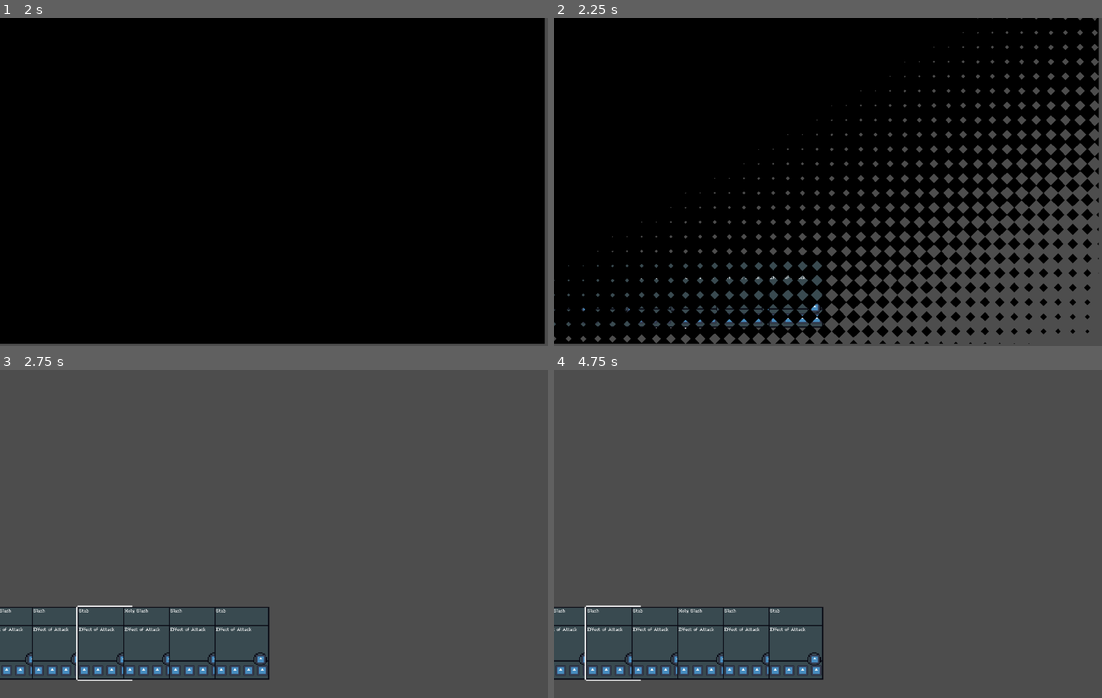
Above: before the commit, frames 1-4 (two rows, left to right).
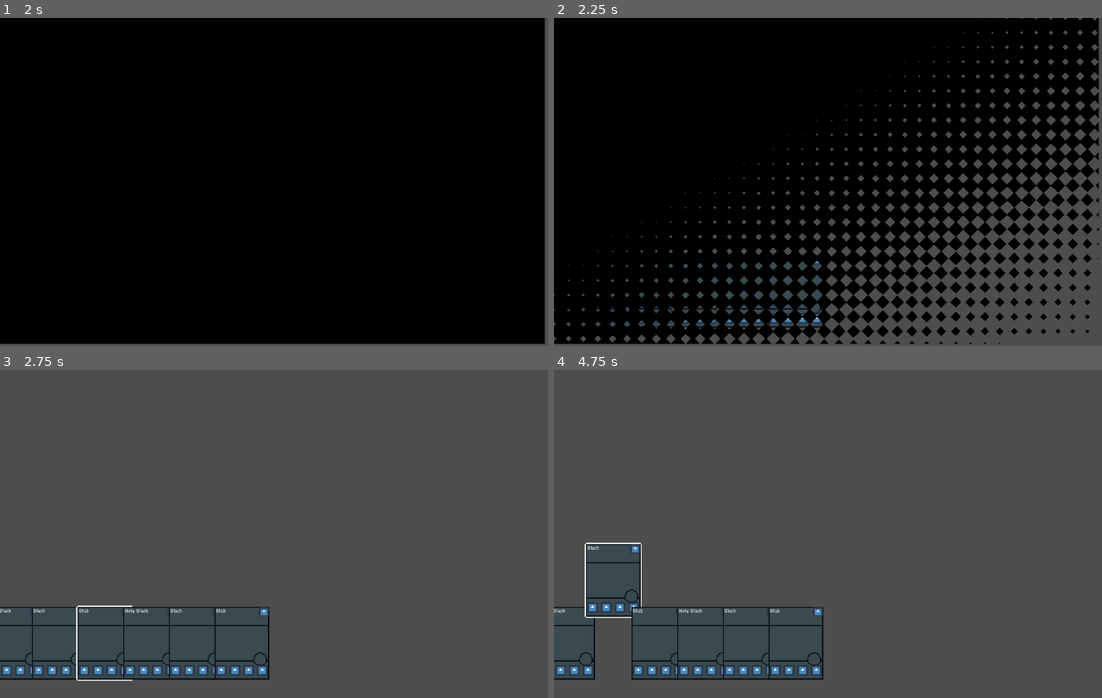
Above: after the commit, the same moments.

Repository: ZealStudio/HeroPath
Game: Godot game, scene res://Scenes/battleui.tscn
Two runs of this game, one before a commit and one after it. Both use one fixed random seed, a clock stepped at 60 frames per second and the inputs below. This scene is started directly instead of the project's main scene. The engine's default icon, where the game draws it, is replaced by a stand-in: a white triangle on a blue panel in a dark square.
Inputs:
- Up to frame 1 (2 s): hold Right (right) 0.53-1.28 s; hold Z (Interact) 0.53-1.28 s; tap I (i) at 0.8, 1.35 s; hold Down (down) from 1.28 s (still down); tap Z (Interact) at 1.55 s
- Up to frame 2 (2.25 s): tap Enter at 2 s; release Down (down) at 2.03 s; hold Right (right) from 2.03 s (still down); hold Z (Interact) from 2.03 s (still down)
- Up to frame 3 (2.75 s): keep holding Right (right); keep holding Z (Interact); tap I (i) at 2.3 s
- Up to frame 4 (4.75 s): release Right (right) at 2.78 s; release Z (Interact) at 2.78 s; hold Up (up) 2.78-3.53 s; tap I (i) at 2.85, 3.8, 4.35 s; tap Z (Interact) at 3.05, 4.55 s; tap Space at 3.5 s; hold Z (Interact) 3.53-4.28 s; hold Left (left) from 3.53 s (still down); tap Enter at 4.25 s

Frame 1 is identical in both runs. In frame 2, less than 0.1% of the frame differs, in the area x 5-49%, y 72-90%; in frame 3, 0.3%; in frame 4, 1.5%, in the area x 0-49%, y 52-95%.
Error before the commit: Invalid call. Nonexistent function 'Press' in base 'Node2D (Card)'. (res://Code/Ui/MenuControlInputManger.gd:23)

Commit message:
ability now move up when selected

Diff:
--- a/Code/Player/PlayerStats.gd
+++ b/Code/Player/PlayerStats.gd
@@ -1,10 +1,5 @@
 extends UnitStats
 
 class_name PlayerStats
-@export_group("Player Properties")
-
-@export var money : int
-
-
 @export_group("Equipment List")
 @export var  WeaponSlot: Weapon
--- a/Code/Player/PlayerStats.tres
+++ b/Code/Player/PlayerStats.tres
@@ -5,7 +5,6 @@
 
 [resource]
 script = ExtResource("1_skb0q")
-money = 0
 WeaponSlot = ExtResource("1_qwtue")
 Name = ""
 bIsDead = false
--- a/Code/Ui/MenuControlInputManger.gd
+++ b/Code/Ui/MenuControlInputManger.gd
@@ -20,10 +20,10 @@
 	if !Player.CanAct:
 		return
 	if event.is_action_pressed("Interact"):
-		CurrentSelectedButton.Press()
-		SelectButton()
-		if CurrentSelectedButton.MainMenuToOpen != null:
-			GetButtonsForMenu(CurrentSelectedButton.MainMenuToOpen)
+		CurrentSelectedButton.OnUse()
+		#SelectButton()
+		#if CurrentSelectedButton.MainMenuToOpen != null:
+			#GetButtonsForMenu(CurrentSelectedButton.MainMenuToOpen)
 		return
 	for dir in inputs.keys():
 		if event.is_action_pressed(dir):
--- a/Code/Ui/battlePhase.gd
+++ b/Code/Ui/battlePhase.gd
@@ -7,8 +7,6 @@
 
 func RunFromBattle():
 	print_debug("End battle")
-
-
 
 
 func ProgressBattle():
--- a/Code/ability/Attacks/Attacks.gd
+++ b/Code/ability/Attacks/Attacks.gd
@@ -2,7 +2,7 @@
 
 class_name  Attacks
 
-
+@export_enum("Magic", "Physical") var Type: String
 
 func TotalDamage():
 	if Type =="Magic":
--- a/Code/ability/Attacks/Slash.tres
+++ b/Code/ability/Attacks/Slash.tres
@@ -5,8 +5,7 @@
 [resource]
 script = ExtResource("1_hxv4b")
 Name = "Slash"
-Type = "Physical"
-Cost = 0
-MaxUse = 2
+ApCost = null
+MaxUse = null
 AttackDamage = 3
-SkillEffects = Array[Resource("res://Code/Attack Skill Effects/EffectBase.gd")]([])
+SkillEffects = null
--- a/Code/ability/Attacks/Stab.tres
+++ b/Code/ability/Attacks/Stab.tres
@@ -5,7 +5,7 @@
 [resource]
 script = ExtResource("1_deaai")
 Name = "Stab"
-Type = "Physical"
+ApCost = null
+MaxUse = null
 AttackDamage = 2
-Debuffs = Array[Resource("res://Code/Attack Skill Effects/EffectBase.gd")]([])
-StrengthLevel = ""
+SkillEffects = null
--- a/Code/ability/abilityBase.gd
+++ b/Code/ability/abilityBase.gd
@@ -5,13 +5,18 @@
 
 @export_group("Basic Properties")
 @export var Name :String
-@export_enum("Magic", "Physical","True") var Type: String
-@export var Cost :int
+@export var ApCost :int
 @export var MaxUse :int = 2
+
 #@export var SoundForAttack :
-
 @export_group("Skill Properties")
 @export var AttackDamage :int
+
+
+
 @export var SkillEffects :Array[Effect]
+
+
+
 func MakeDescription():
 	pass
--- a/Scenes/card/CardBase.gd
+++ b/Scenes/card/CardBase.gd
@@ -4,6 +4,7 @@
 
 signal Use
 
+@onready var TimerForHover = $HoverTimer
 @onready var OutlineValues =$BackGround.material
 @export var NameOfAtack :RichTextLabel
 @export var DescriptionOfAtack :RichTextLabel
@@ -11,35 +12,50 @@
 var CurrentSpotOnBoard : Marker2D
 var WhoOwnsThisCard : PlayerBase
 var bIsSelected = false
-
+var bCanMoveUp =false
 var CardsToEffect ={"CardToRight": Card,
 "CardToleft": Card}
 
 
 func _physics_process(delta):
 	MoveCard(CurrentSpotOnBoard.global_position)
-
-
-
-
+	if bCanMoveUp:
+		MoveWhenSelected()
 func  _ready():
 	SetLabels()
 func Selected(bSelected:bool):
 	if bSelected:
 		OutlineValues.set_shader_parameter("width",1)
 		bIsSelected = true
+		TimerForHover.start()
 	else:
 		OutlineValues.set_shader_parameter("width",0)
 		bIsSelected = false
+		TimerForHover.stop()
+		bCanMoveUp = false
+		#if TimerForHover.wait_time:
+			#bCanMoveUp = false
 
 func ZoomIn():
 	pass
 
 func MoveCard(NewPosition ):
 	self.global_position = lerp(self.global_position, NewPosition ,.1 )
+
+
+func MoveWhenSelected():
+	if bIsSelected:
+		self.global_position.y = lerp(self.global_position.y, global_position.y -  150 ,.1)
+	else :
+		self.global_position.y = lerp(self.global_position.y, global_position.y  ,.1)
+
 func SetLabels():
 	NameOfAtack.text =AttackToMakeIntoCard.Name
 
 func OnUse():
 	print_debug(NameOfAtack.text + " was used.")
 	emit_signal("Use")
+
+
+func _on_hover_timer_timeout():
+	bCanMoveUp = true
--- a/Scenes/card/CardBase.tscn
+++ b/Scenes/card/CardBase.tscn
@@ -58,9 +58,9 @@
 layout_mode = 1
 anchors_preset = -1
 anchor_left = -1.6
-anchor_top = -1.6
-anchor_right = -1.6
-anchor_bottom = -1.6
+anchor_top = -1.57484
+anchor_right = -1.5916
+anchor_bottom = -1.56226
 offset_left = 194.4
 offset_top = 295.4
 offset_right = 308.4
@@ -71,11 +71,10 @@
 size_flags_vertical = 4
 mouse_filter = 2
 theme = ExtResource("4_74phk")
-text = "Effect of Attack"
 metadata/_edit_use_anchors_ = true
 
 [node name="FaceIcon" type="Sprite2D" parent="."]
-position = Vector2(41, 35)
+position = Vector2(48, -69)
 scale = Vector2(0.165365, 0.160156)
 texture = ExtResource("3_k1nib")
 
@@ -113,4 +112,9 @@
 expand_mode = 1
 stretch_mode = 4
 
+[node name="HoverTimer" type="Timer" parent="."]
+wait_time = 0.8
+one_shot = true
+
 [connection signal="mouse_entered" from="LabelHolder" to="." method="_on_label_holder_mouse_entered"]
+[connection signal="timeout" from="HoverTimer" to="." method="_on_hover_timer_timeout"]
--- /dev/null
+++ b/node_2d.tscn
@@ -0,0 +1,43 @@
+[gd_scene load_steps=2 format=3 uid="uid://dtdvjw5eyj02d"]
+
+[ext_resource type="PackedScene" uid="uid://52e1na4alymu" path="res://Scenes/card/CardBase.tscn" id="1_bdhbw"]
+
+[node name="Node2D" type="Node2D"]
+position = Vector2(2, 361)
+scale = Vector2(0.5, 0.5)
+
+[node name="CardBase" parent="." instance=ExtResource("1_bdhbw")]
+position = Vector2(102, 587)
+
+[node name="CardBase2" parent="." instance=ExtResource("1_bdhbw")]
+position = Vector2(303, 588)
+
+[node name="CardBase3" parent="." instance=ExtResource("1_bdhbw")]
+position = Vector2(504, 590)
+
+[node name="CardBase4" parent="." instance=ExtResource("1_bdhbw")]
+position = Vector2(704, 590)
+
+[node name="CardBase5" parent="." instance=ExtResource("1_bdhbw")]
+position = Vector2(905, 592)
+
+[node name="CardBase6" parent="." instance=ExtResource("1_bdhbw")]
+position = Vector2(1105, 594)
+
+[node name="CardBase7" parent="." instance=ExtResource("1_bdhbw")]
+position = Vector2(1308, 592)
+
+[node name="CardBase8" parent="." instance=ExtResource("1_bdhbw")]
+position = Vector2(1498, 594)
+
+[node name="CardBase9" parent="." instance=ExtResource("1_bdhbw")]
+position = Vector2(1702, 592)
+
+[node name="CardBase10" parent="." instance=ExtResource("1_bdhbw")]
+position = Vector2(1906, 588)
+
+[node name="CardBase11" parent="." instance=ExtResource("1_bdhbw")]
+position = Vector2(2106, 586)
+
+[node name="CardBase12" parent="." instance=ExtResource("1_bdhbw")]
+position = Vector2(2310, 586)
Not shown: 1 places in Scenes/attack_holder.tscn that only renumber resources
Not shown: 1 places in Scenes/battleui.tscn that only renumber resources
Not shown: 1 places in Scenes/player.tscn that only renumber resources
Not shown: 1 places in Scenes/player_stat_holder.tscn that only renumber resources
Not shown: 1 places in menu_controler.tscn that only renumber resources
